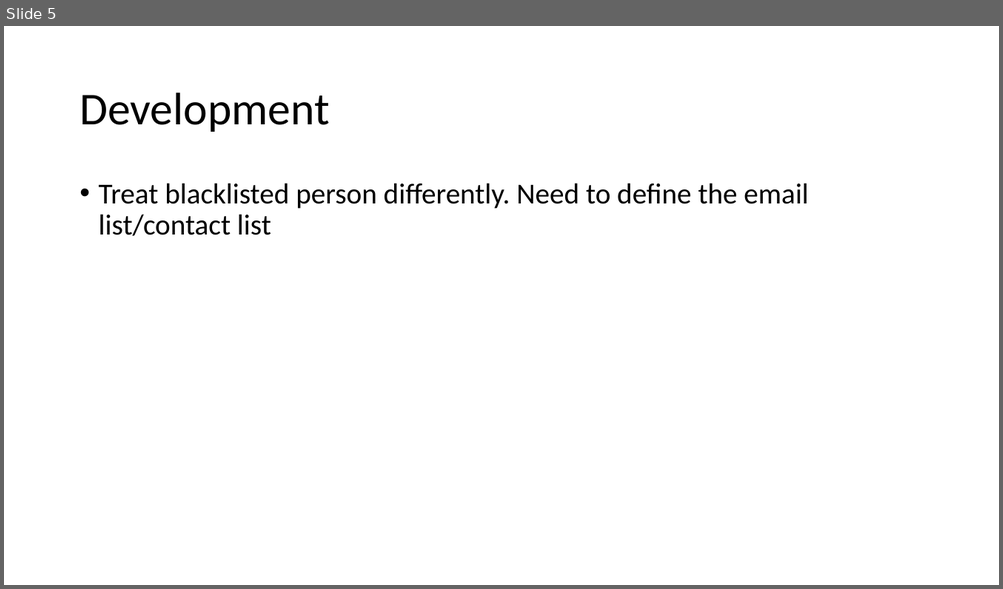
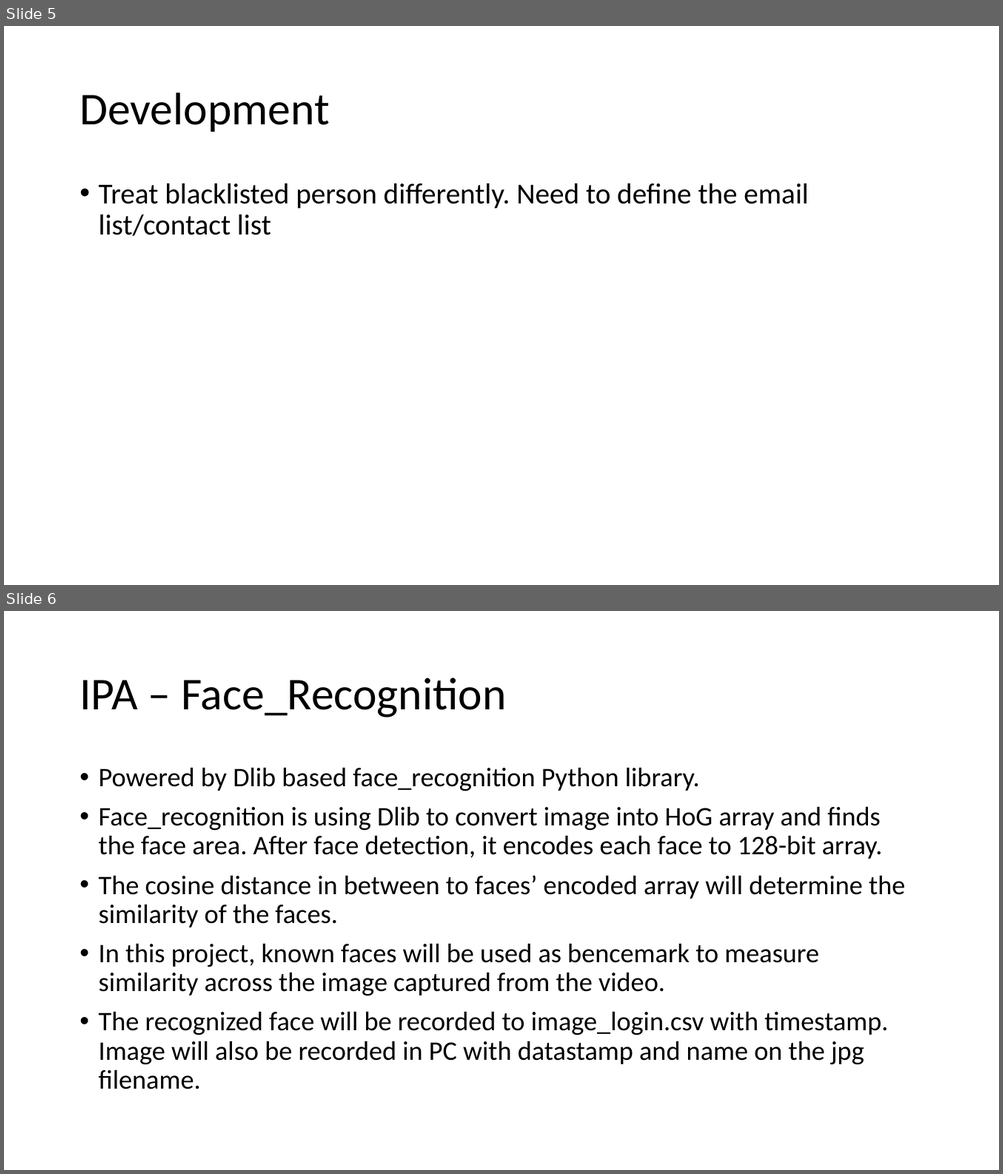
Before and after one commit to optimusium/ipaca, a slide deck: Temperature Screening IPA.pptx. Shown one above the other, each under a label of ours: slide 5 before the commit, slides 5 and 6 after it. The pictures are 1003x589 and 1003x1174 pixels, drawn with LibreOffice and Linux fonts; fonts in the diff are those of the drawing. Boxes give left, top, right and bottom in pixels: in the first picture for what was removed or moved away, otherwise in the second. Text is boxed around its words. In the diff, an @@ line names an element or a change of style, - is before the commit and + after.

Commit message:
update

```diff
--- a/Temperature Screening IPA.pptx
+++ b/Temperature Screening IPA.pptx
@@ slide 6 added at [4,611,999,1170], background #FFFFFF @@
@@ title added at [79,678,506,718], 44 pt, text #000000 @@
+IPA – Face_Recognition
@@ text added at [99,767,905,1090], 25.9 pt, text #000000 @@
+• Powered by Dlib based face_recognition Python library.
+• Face_recognition is using Dlib to convert image into HoG array and finds the face area. After face detection, it encodes each face to 128-bit array.
+• The cosine distance in between to faces’ encoded array will determine the similarity of the faces.
+• In this project, known faces will be used as bencemark to measure similarity across the image captured from the video.
+• The recognized face will be recorded to image_login.csv with timestamp. Image will also be recorded in PC with datastamp and name on the jpg filename.
```
Also in this commit, not shown: 4 other slides added.
